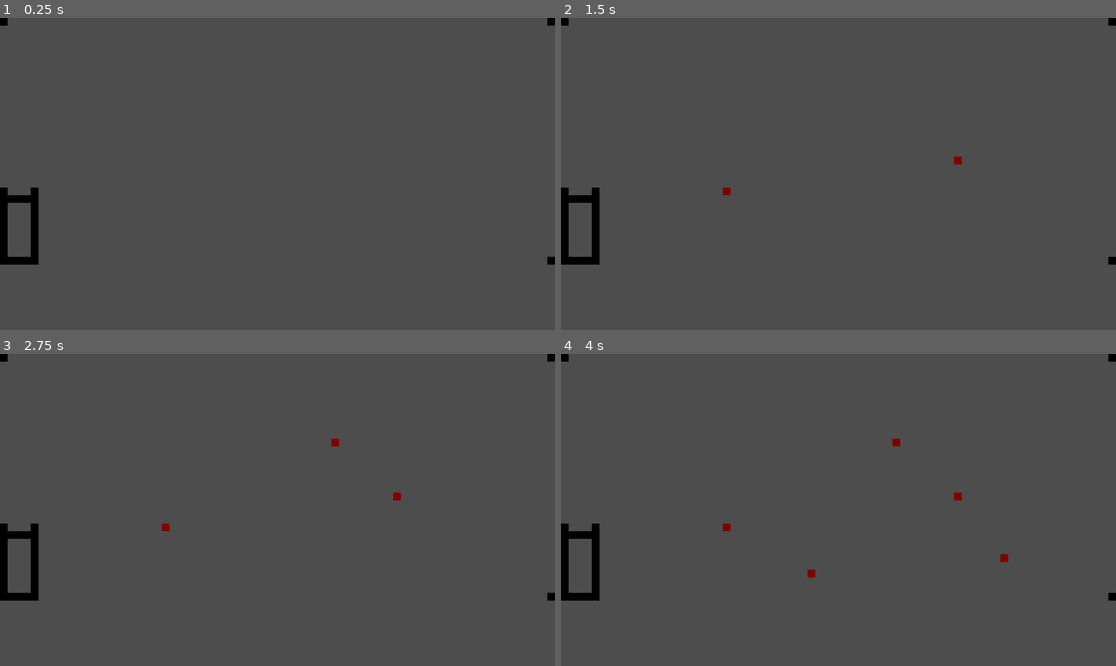
Above: before the commit, frames 1-4 (two rows, left to right).
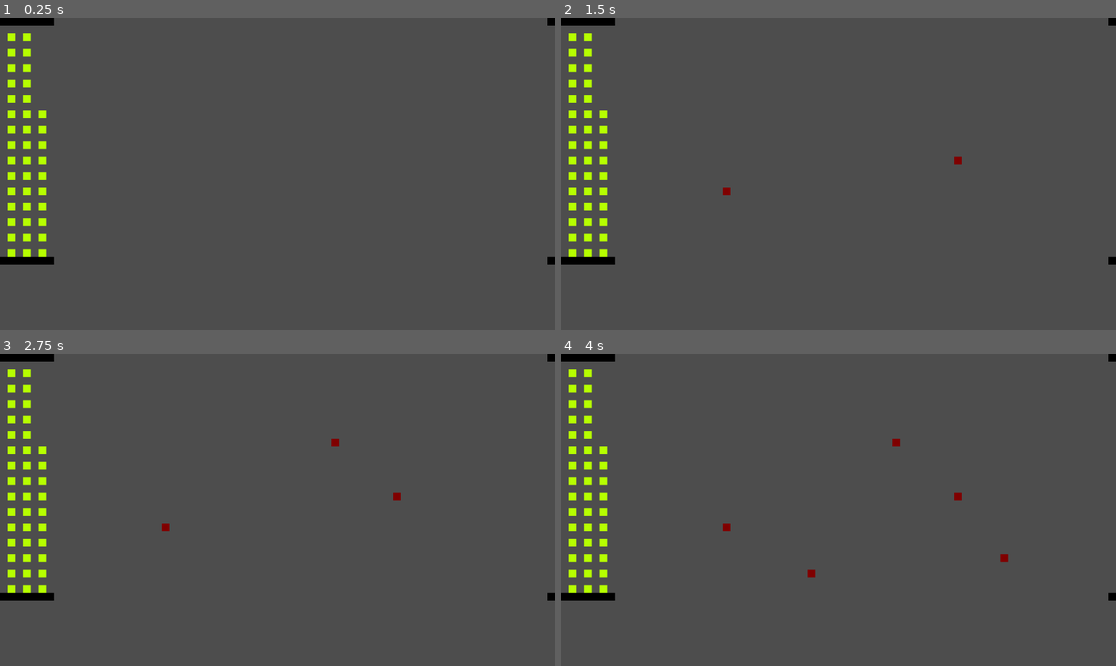
Above: after the commit, the same moments.

Repository: FontysRyan/Pr3Lj1St1Fontys
Game: Godot game, scene res://node_2d.tscn
The game is run twice, just before and just after one commit, with the same random seed, the same clock (stepped at 60 frames per second) and the same inputs.
Inputs (mouse positions are in pixels of both pictures, inside the frame that each line leads up to):
- Up to frame 1 (0.25 s): no input
- Up to frame 2 (1.5 s): tap Enter at 0.5 s; move the mouse to (960, 158) at 0.52 s; click (960, 158) at 0.6 s; tap Space at 1.25 s; move the mouse to (727, 189) at 1.27 s; click (727, 189) at 1.35 s
- Up to frame 3 (2.75 s): tap Enter at 2 s; move the mouse to (333, 441) at 2.02 s; click (333, 441) at 2.1 s
- Up to frame 4 (4 s): tap Space at 2.75 s; move the mouse to (810, 572) at 2.77 s; click (810, 572) at 2.85 s; tap Enter at 3.5 s; move the mouse to (1005, 556) at 3.52 s; click (1005, 556) at 3.6 s

The runs differ from the first frame. In frame 1, 2.5% of the frame differs, in the area x 0-10%, y 0-80%; in frame 2, 2.5%; in frame 3, 2.5%; in frame 4, 2.5%.

Commit message:
Update node_2d.gd

Diff:
--- a/node_2d.gd
+++ b/node_2d.gd
@@ -1,8 +1,19 @@
+# 1 x 1 comparment
+# Wil beginnen generen bij 0,31 in vector2i
+# var racks klopt en werkt goed, nu nog alleen compartments.
+# racks worden niet geneneert als tiles, compartments moeten wel. Een rek is verticale rij aan compartments.
+# Wat lukt niet: de onderste versie van de muur (zone muur) maar de tweede horizon tale muur gaat fout. Die gaat te hoog of te laag.
+
+# nu nog de width van de zone. height klopt wel.
+# zone width moet berekent worden als volgende: 1 comparment (tegen muur) daarna witte space daarna 2 compartments (niet tegen muur) en zo door gaan. Hoewel laatste dan wel tegen muur weer is en daarom de zone muur aan rechterkant ook inplaats nog comparment.
+# zone max height is 31. zone max width is 71.
+# als compartment te hoog wordt, dan gaat hij spatie en dan naar volgende lijn. Dus bv: zone muur comparment leeg compartment compartment leeg compartment zone muur.
+
 extends Node2D
 @onready var tile_map_layer: TileMapLayer = $TileMapLayer
 var zones: int = 1
-var racks: int = 1
-var compartments: int = 2
+var racks: int = 2
+var compartments: int = 40
 var i: int = 0
 
 func _ready():
@@ -27,20 +38,50 @@
 
 
 func MakeZone():
-	var zoneWidth: int = (5 * racks)
-	var zoneHeight: int = (5 * compartments)
-	print(zoneHeight)
-	print(zoneWidth)
+	var maxY = 31
+	var minY = 0
+	var maxX = 71
+	var startX = 0
+	var currentX = startX
 
-	for i in range(zoneHeight):
-			var Vwall = 31 - i
-			var Vwall2 = 4 * racks
-			tile_map_layer.set_cell(Vector2i(0,Vwall), 0, Vector2i(2, 1), 0) #start
-			tile_map_layer.set_cell(Vector2i(Vwall2,Vwall), 0, Vector2i(2, 1), 0) #start
-			i + 1
-	for i in range(zoneWidth):
-			var Hwall = 0 + i
-			var Hwall2 = 31 - (4 * compartments)
-			tile_map_layer.set_cell(Vector2i(Hwall,31), 0, Vector2i(2, 1), 0) #start
-			tile_map_layer.set_cell(Vector2i(Hwall,Hwall2), 0, Vector2i(2, 1), 0) #start
-			i + 1
+	var usedCompartments = 0
+	var compartmentsPerColumn = []
+
+	# 1. Start position for left wall (drawn later)
+	var wallXLeft = currentX
+	currentX += 1  # space after the left wall for the first compartment
+
+	# 2. Place compartments in columns
+	while usedCompartments < compartments and currentX < maxX - 1:
+		var columnCompartments = 0
+		var currentY = maxY - 1  # below the top wall
+
+		# Place compartments vertically
+		while usedCompartments < compartments and currentY >= minY + 1:
+			tile_map_layer.set_cell(Vector2i(currentX, currentY), 0, Vector2i(1, 0), 0)
+			columnCompartments += 1
+			usedCompartments += 1
+			currentY -= 2  # compartment + space
+
+		compartmentsPerColumn.append(columnCompartments)
+		currentX += 1  # next column
+
+		# skip aisle (1 column whitespace)
+		if usedCompartments < compartments and currentX < maxX - 1:
+			currentX += 1
+
+	# 3. Right wall comes AFTER the last column
+	var wallXRight = currentX
+
+	# 4. Place walls
+	tile_map_layer.set_cell(Vector2i(wallXLeft, maxY), 0, Vector2i(2, 1), 0)  # left wall
+	tile_map_layer.set_cell(Vector2i(wallXRight, maxY), 0, Vector2i(2, 1), 0)  # right wall
+
+	for x in range(wallXLeft, wallXRight + 1):
+		tile_map_layer.set_cell(Vector2i(x, maxY), 0, Vector2i(2, 1), 0)  # top wall
+		tile_map_layer.set_cell(Vector2i(x, minY), 0, Vector2i(2, 1), 0)  # bottom wall
+
+	# 5. Debug
+	print("Zone from X:", wallXLeft, "to X:", wallXRight)
+	print("Total compartments:", usedCompartments)
+	print("Compartments per column:", compartmentsPerColumn)
